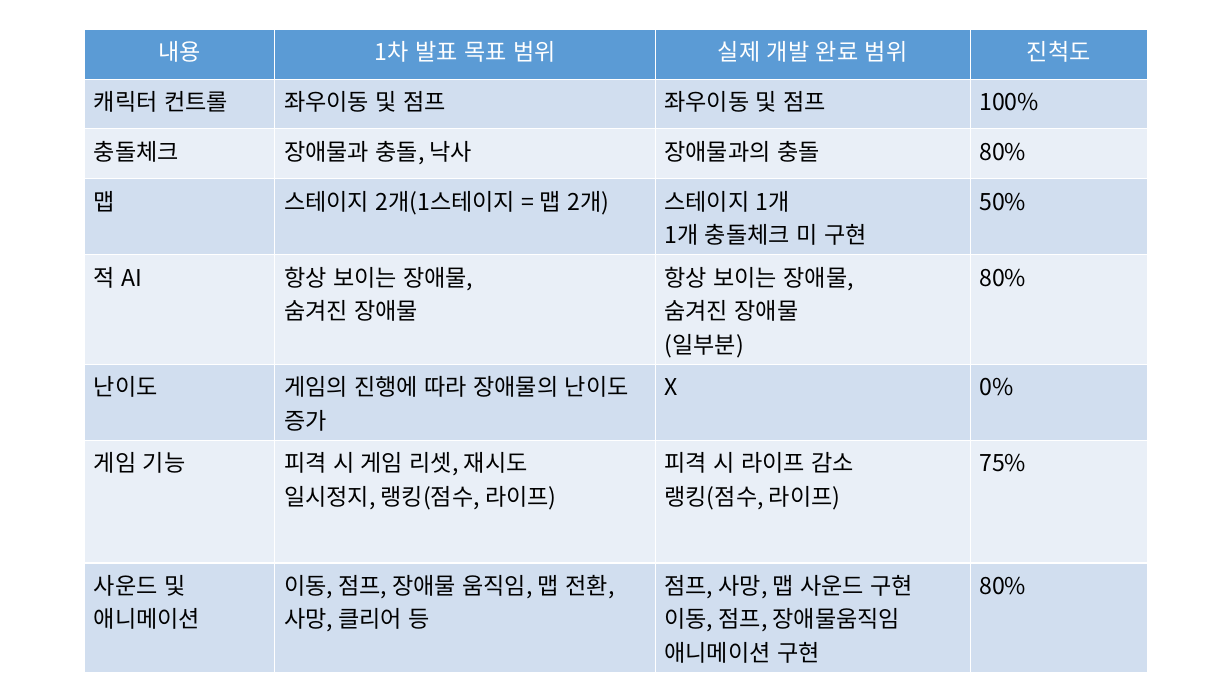
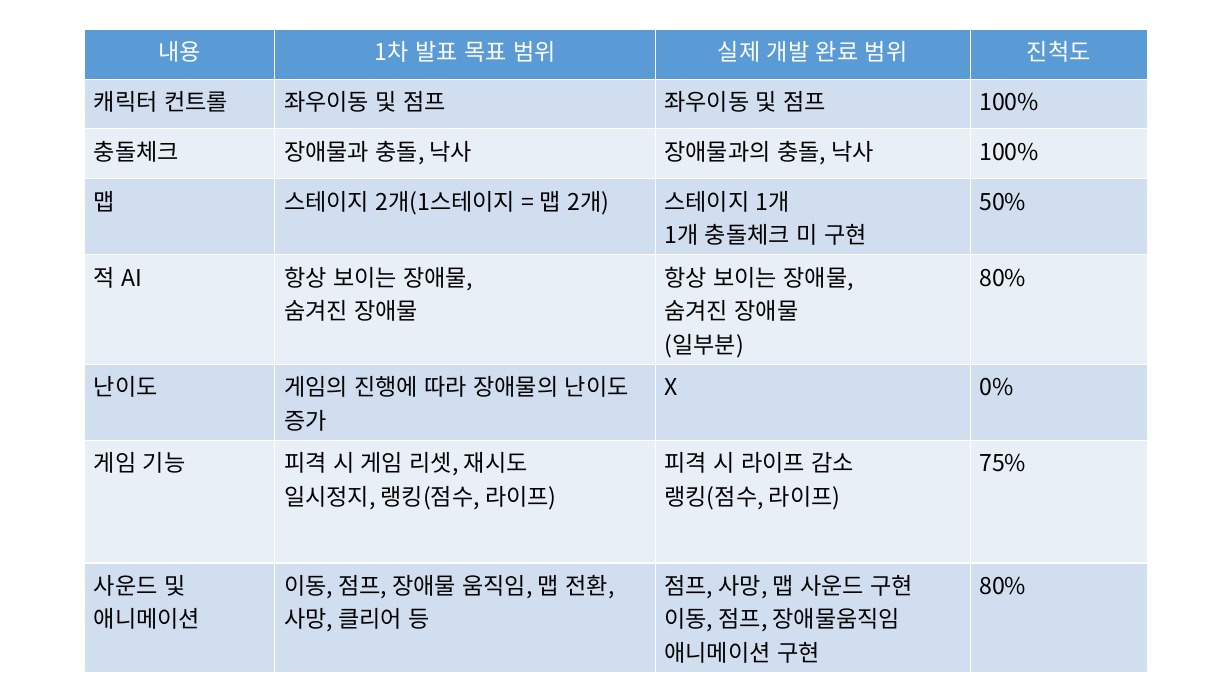
Before and after one commit to jeongHooon/Ruos, a slide deck: slide 2 of 2013180010 2D project final.pptx. Drawn at 1232x693 pixels with LibreOffice and Linux fonts; fonts in the diff are those of the drawing. Boxes give left, top, right and bottom in pixels: in the first picture for what was removed or moved away, otherwise in the second. Text is boxed around its words. In the diff, an @@ line names an element or a change of style, - is before the commit and + after.

```diff
--- a/2013180010 2D project final.pptx
+++ b/2013180010 2D project final.pptx
@@ table at (x1=85, y1=30, x2=1149, y2=667) @@
-row 3, column 3: 장애물과의 충돌
+row 3, column 3: 장애물과의 충돌, 낙사
-row 3, column 4: 80%
+row 3, column 4: 100%
```
